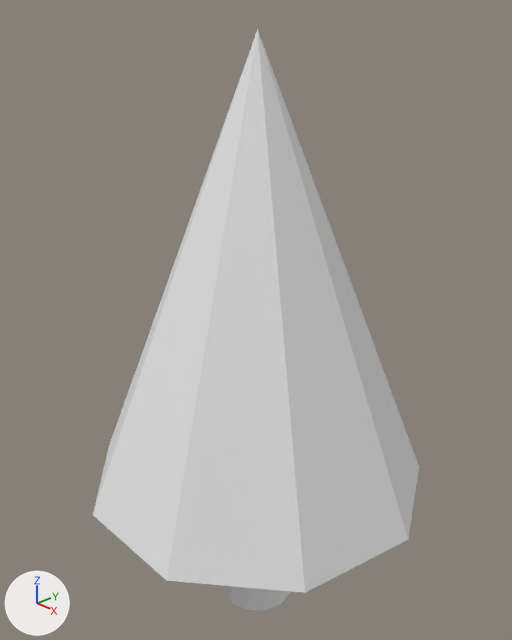
The Blender file packages/units/tree_1/assets/tree_1.blend: old version first, new version second.
Before and after are seen from a 50 mm camera at (0.836, -0.791, 1.113) aimed at (-0.024, 0.019, 0.597). The lights are fixed; the arrows at lower left show +X, +Y and +Z. The first picture is the older version.

Names of what the first picture shows: 'Kegel', 'Zylinder'.
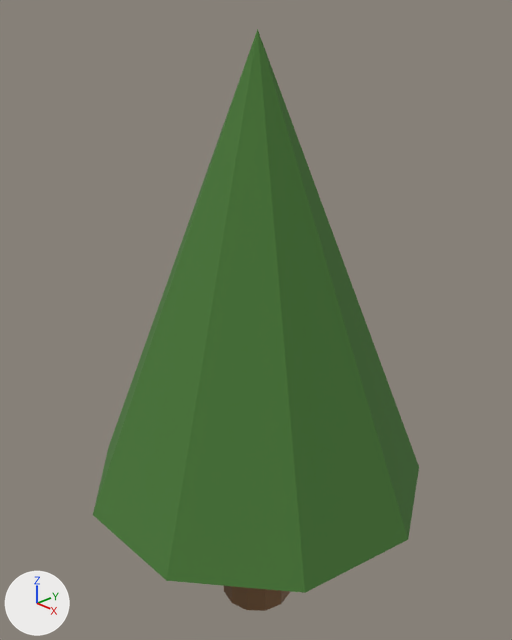
What the commit changed:
Material 'secondary' (mat_secondary) is new.
Its base color is (0.205, 0.105, 0.0423) (brown #7d5b3a).
Material 'primary' (mat_primary) is new.
Its base color is (0.0685, 0.195, 0.0395) (dark green #4a7a38).
Its roughness is 1.0.
me_kegel has 10 vertices, 10 faces and spans x -1.1..1.1, y -1.05..1.12, z 1.0..3.8.
me_kegel gains material mat_primary (dark green #4a7a38).
me_zylinder has 24 vertices, 14 faces and spans x -0.25..0.25, y -0.25..0.25, z 0.0..1.0.
me_zylinder gains material mat_secondary (brown #7d5b3a).

Pixel boxes [x1, y1, x2, y2] of what changed, in the pictures (512 x 640 px):
'Kegel', recoloured (white to dark green)
    both: [93, 29, 419, 593]
'Zylinder', recoloured (white to brown)
    both: [224, 586, 290, 611]
